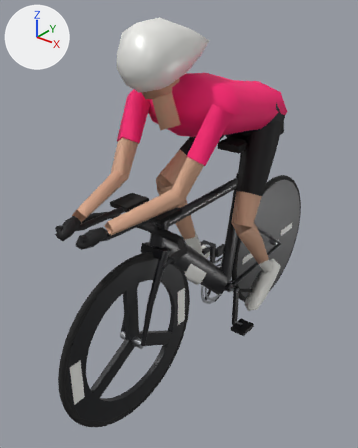
Renders of the glTF model assets/models/bike-tt.glb from each side of a commit.
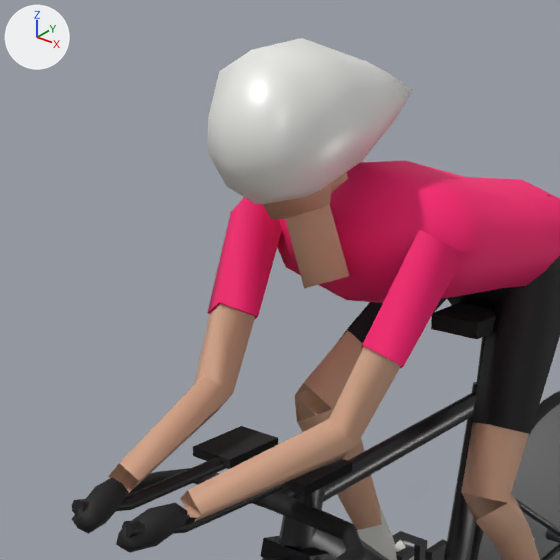
Each version appears first whole from a 50 mm lens placed at (1.054, -1.548, 1.528), pointed at (-0.092, -0.116, 0.639), and next in a close-up on the part from 6% to 77% of the width and 0% to 57% of the height. Arrows for +X, +Y and +Z are at upper left; the lights stay in place. The first two pictures are the older version. Where no turn or scale is listed for an object, it has been applied to the vertices. Vertices at exactly the same position are counted once.

Names of what the first close-up shows: 'bike', 'handlebar', 'lod1', 'wheel_rear' and 2 more.
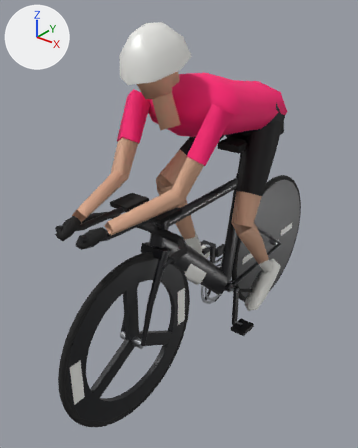
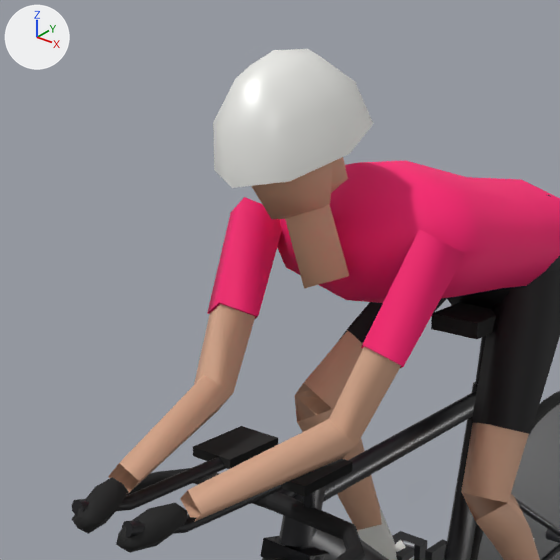
Edits to the bpy script that builds the scene:
```text
Change me_lod1:
    used by ob_lod1; location = (0.0, 0.0, 0.0)
    remove me_lod1.from_pydata(...)  # 822 vertices, 1388 faces; spans x -0.25..0.23, y -0.85..0.85, z 0.0..1.43
    add me_lod1.from_pydata(...)  # 814 vertices, 1372 faces; spans x -0.25..0.23, y -0.85..0.85, z 0.0..1.42
    me_lod1 part 1: a new loose piece of 26 vertices spanning x -0.11..0.09, y -0.46..-0.2, z 1.25..1.42, in mat_helmet (white #f2f2ee)
    me_lod1 part 2
    34 vertices are removed from x -0.11..0.09, y -0.46..-0.04, z 1.21..1.43
    69 faces are deleted
    5 new faces join them, mat_skin (beige #d9a98c)
```

Pixel boxes (x1, y1, x2, y2) of what changed, in the close-ups (560 x 560 px):
'lod1', reshaped: before (72, 38, 560, 560); after (72, 49, 560, 560)
part 1 of me_lod1, added: after (213, 49, 373, 188)
part 2 of me_lod1, cut back: before (207, 38, 413, 204)
